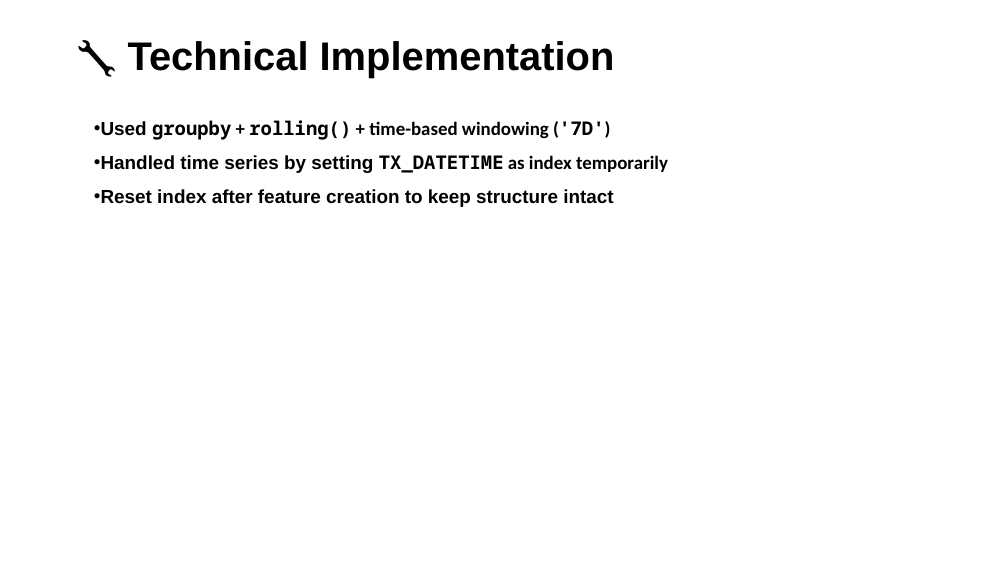
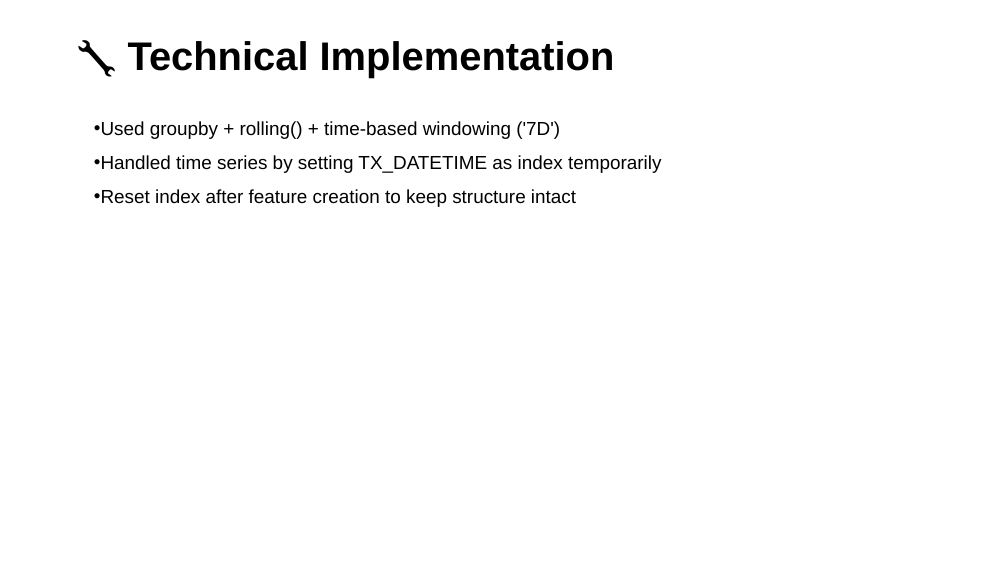
Before and after one commit to NSM1123/Fraud_detection, a slide deck: slide 8 of FRAUD DETECTION USING TRANSACTION DATASET.pptx. Drawn at 1008x567 pixels with LibreOffice and Linux fonts; fonts in the diff are those of the drawing. Boxes give left, top, right and bottom in pixels: in the first picture for what was removed or moved away, otherwise in the second. Text is boxed around its words. In the diff, an @@ line names an element or a change of style, - is before the commit and + after.

```diff
--- a/FRAUD DETECTION USING TRANSACTION DATASET.pptx
+++ b/FRAUD DETECTION USING TRANSACTION DATASET.pptx
@@ text "Used groupby + rolling() + ..." at bbox=[94, 121, 661, 207]: font Noto Sans Mono to Arial in "groupby rolling() ('7D')", "TX_DATETIME"; font Calibri to Arial in "+ + time-based windowing ('7D')", "as index temporarily"; bold off @@
```
Also in this commit, not shown: 1 other slide changed.
